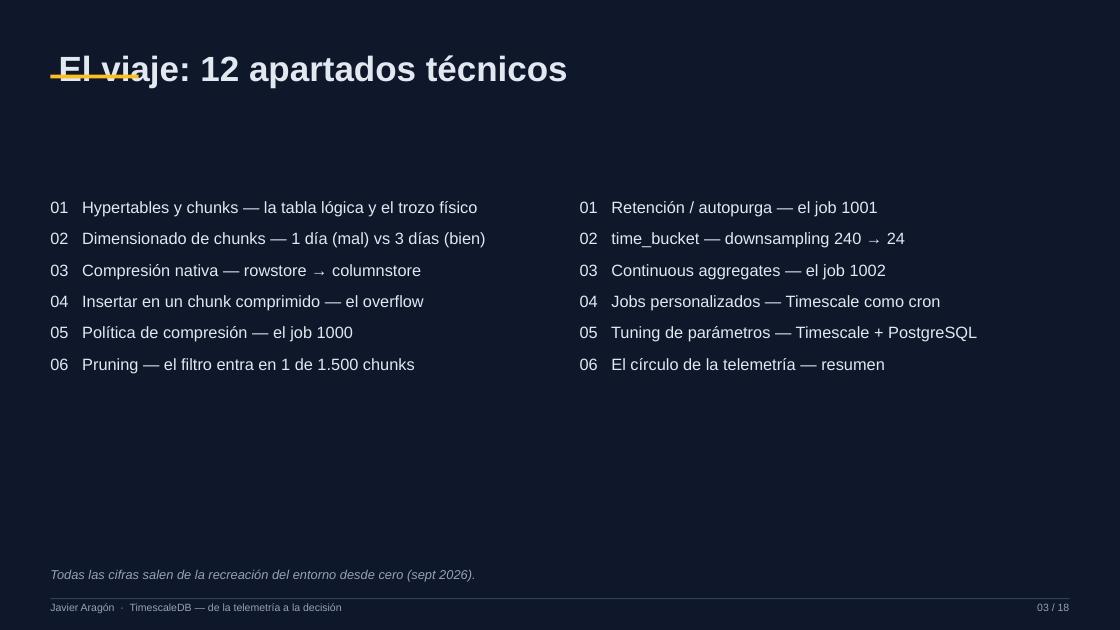
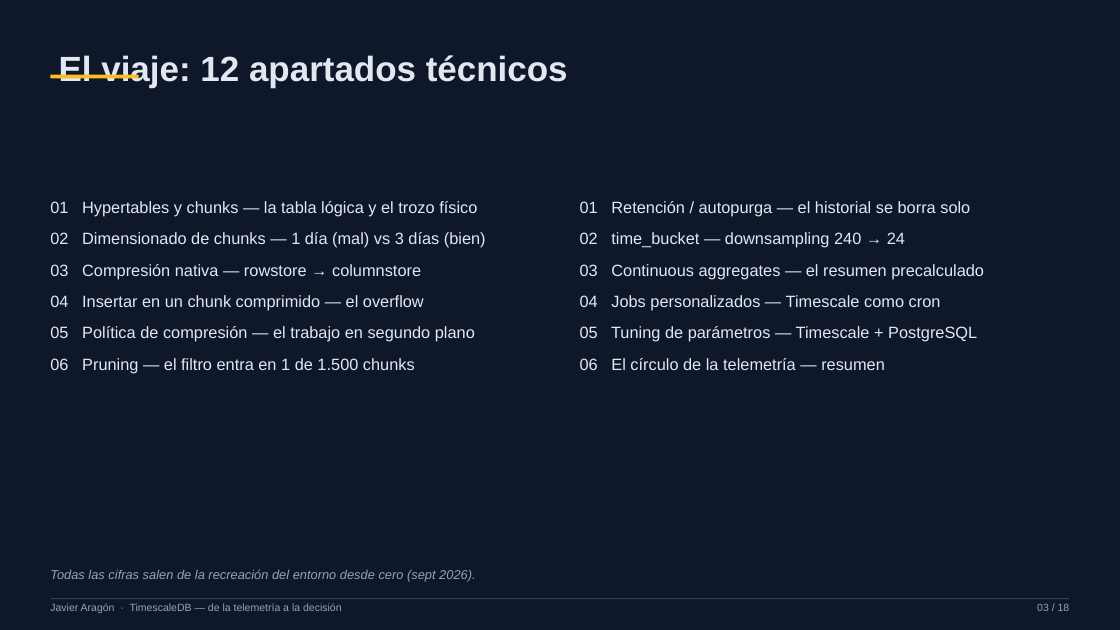
Before and after one commit to xavipuerto/autometrics-demo, a slide deck: slide 3 of presentacion/TimescaleDB-PPT-Javier.pptx. Drawn at 1120x630 pixels with LibreOffice and Linux fonts; fonts in the diff are those of the drawing. Boxes give left, top, right and bottom in pixels: in the first picture for what was removed or moved away, otherwise in the second. Text is boxed around its words. In the diff, an @@ line names an element or a change of style, - is before the commit and + after.

```diff
--- a/presentacion/TimescaleDB-PPT-Javier.pptx
+++ b/presentacion/TimescaleDB-PPT-Javier.pptx
@@ text at (580, 201, 970, 217): text changed @@
-01 Retención / autopurga — el job 1001
+01 Retención / autopurga — el historial se borra solo
@@ text at (580, 264, 984, 279): text changed @@
-03 Continuous aggregates — el job 1002
+03 Continuous aggregates — el resumen precalculado
@@ text at (50, 326, 475, 342): text changed @@
-05 Política de compresión — el job 1000
+05 Política de compresión — el trabajo en segundo plano
```
Also in this commit, not shown: 6 other slides changed, 1 other file.
